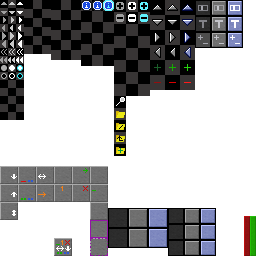
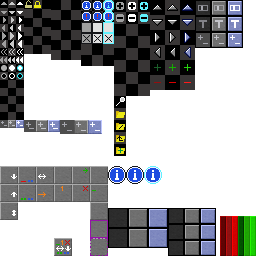
Comparing the layer stacks of the two (256, 256) images. Changes:
painted on "Icons" over bbox(1, 0, 256, 256)
painted on "Background" over bbox(0, 120, 102, 134)
